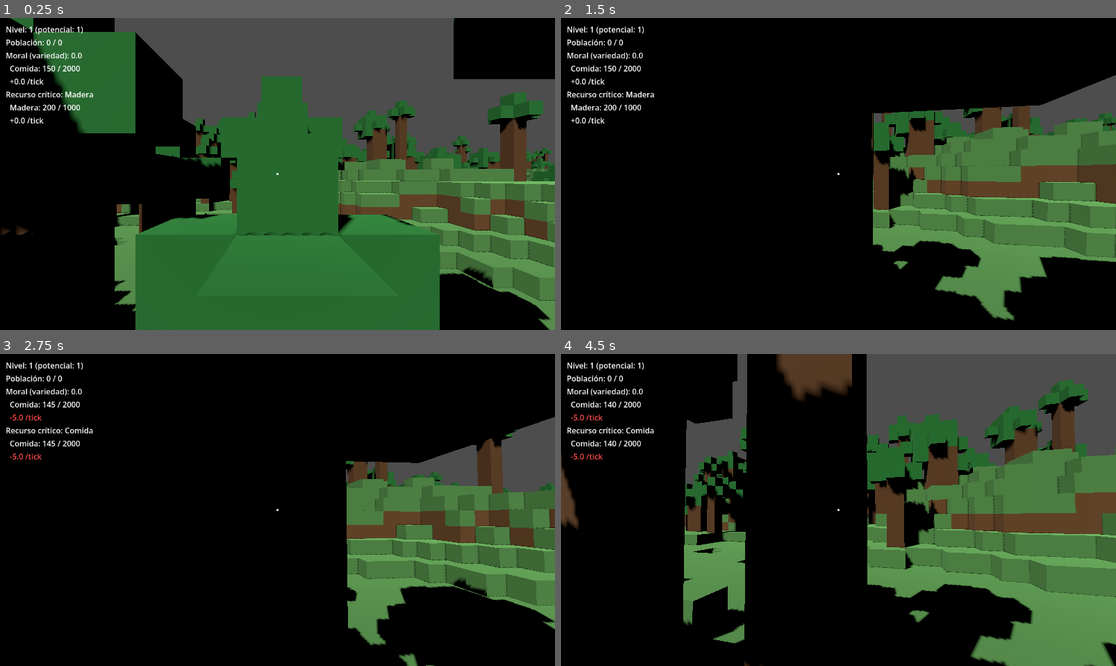
Above: before the commit, frames 1-4 (two rows, left to right).
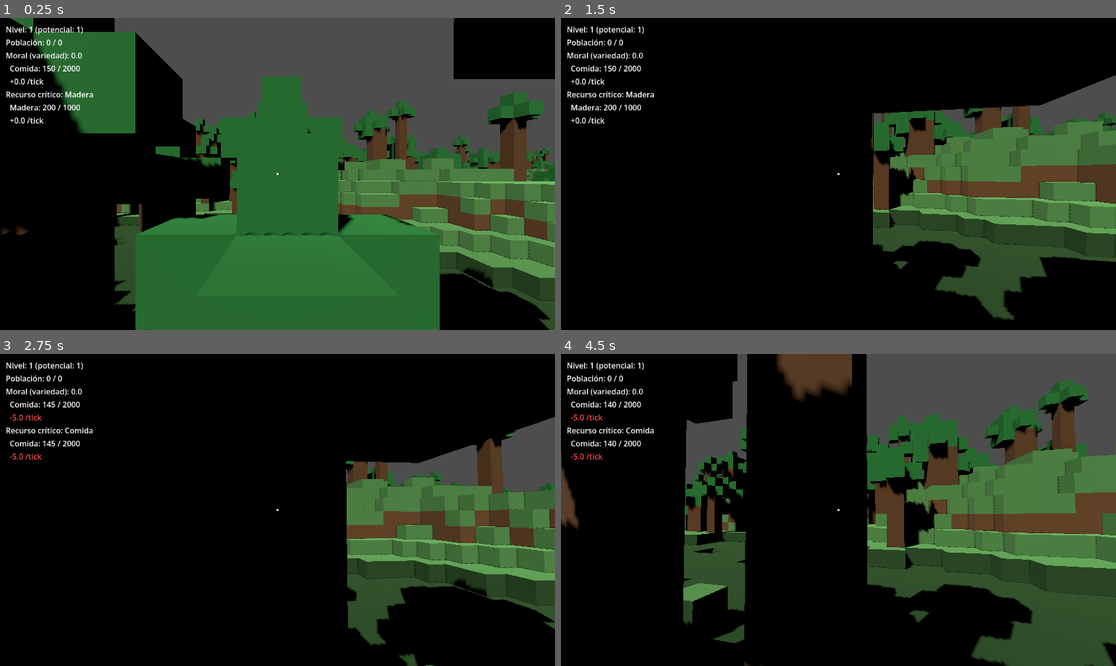
Above: after the commit, the same moments.

Repository: gigalipa/craft-to-nation
Game: Godot game, scene res://scenes/Main.tscn
Same seed, same stepped clock (60 frames per second), same inputs: the game is played once before the commit and once after it.
Inputs (mouse positions are in pixels of both pictures, inside the frame that each line leads up to):
- Up to frame 1 (0.25 s): no input
- Up to frame 2 (1.5 s): tap Enter at 0.5 s; move the mouse to (866, 174) at 0.52 s; hold Shift 0.53-1.28 s; hold W from 0.53 s (still down); click (866, 174) at 0.67 s; tap Space at 0.77 s; move the mouse to (810, 174) at 1.27 s; tap Ctrl at 1.35 s
- Up to frame 3 (2.75 s): keep holding W; tap Space at 1.52 s; move the mouse to (288, 503) at 2.02 s; hold Q from 2.03 s (still down)
- Up to frame 4 (4.5 s): keep holding W; tap Space at 2.75, 3.02, 3.77 s; move the mouse to (832, 516) at 2.77 s; release Q at 2.78 s; tap E at 2.85 s; click (832, 516) at 2.92 s; move the mouse to (877, 513) at 3.52 s; tap 1 at 3.6 s; move the mouse to (794, 506) at 4.27 s; tap 2 at 4.35 s

The runs differ from the first frame. In frame 1, 2.7% of the frame differs, in the area x 20-100%, y 62-100%; in frame 2, 6.4%; in frame 3, 4.3%; in frame 4, 12%, in the area x 22-100%, y 55-100%.

Commit message:
fix: desactivar backface culling en los materiales de agua/ventana
Bug real, reportado jugando en vivo tras el fix anterior: al desaparecer
el z-fighting, se hizo evidente que las caras generadas por
TranslucidosRenderer están giradas en el sentido opuesto al que Godot
espera como "frente" (backface culling por defecto) — la superficie del
agua no se veía desde arriba pero sí desde abajo (sumergido), y las caras
expuestas de una ventana no se veían.

En vez de recalcular el sentido de giro exacto, se desactiva el culling
de caras (cull_mode = Disabled) en mat_agua.tres/mat_ventana.tres — mismo
enfoque estándar que ya usan la mayoría de materiales de agua/vidrio en
otros motores, y evita depender de un winding exacto para un material
translúcido que de todos modos conviene ver desde ambos lados.

Solo cambia el material, no la geometría — 7/7, 37/37 y 30/30 siguen
pasando; Main.tscn carga limpio.

Co-Authored-By: Claude Sonnet 5 <noreply@anthropic.com>
Claude-Session: https://claude.ai/code/session_01SJTyjZex75AFX3j4vFf7i6

Diff:
--- a/godot/assets/mat_agua.tres
+++ b/godot/assets/mat_agua.tres
@@ -2,4 +2,5 @@
 
 [resource]
 transparency = 1
+cull_mode = 2
 albedo_color = Color(0.2, 0.45, 0.85, 0.45)
--- a/godot/assets/mat_ventana.tres
+++ b/godot/assets/mat_ventana.tres
@@ -2,4 +2,5 @@
 
 [resource]
 transparency = 1
+cull_mode = 2
 albedo_color = Color(0.6, 0.8, 1, 0.5)
